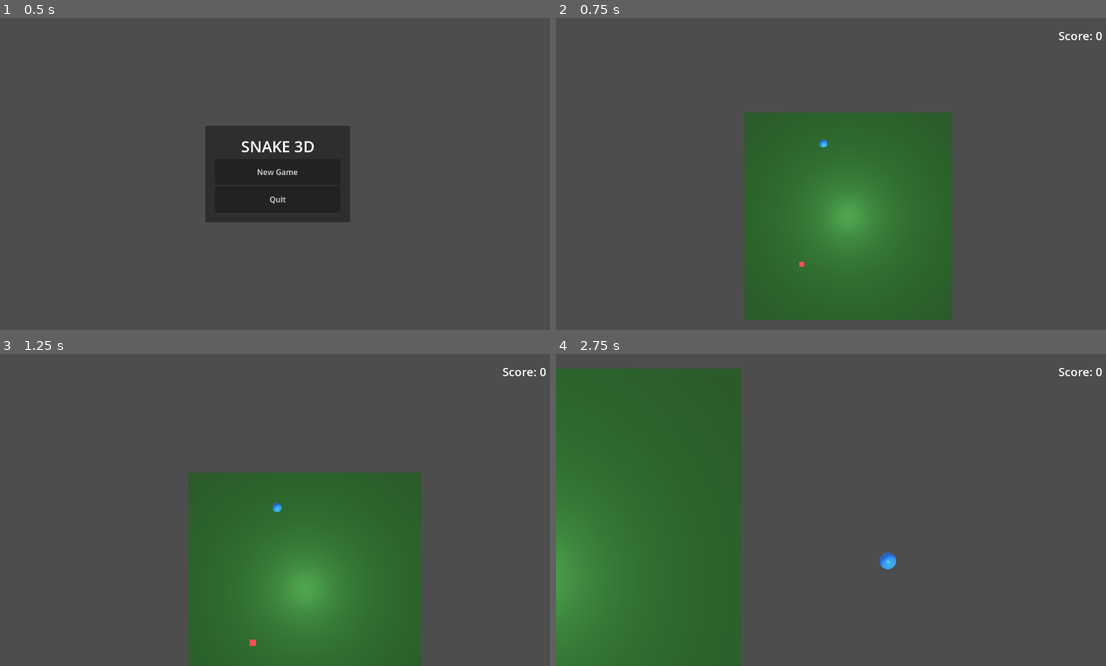
Above: before the commit, frames 1-4 (two rows, left to right).
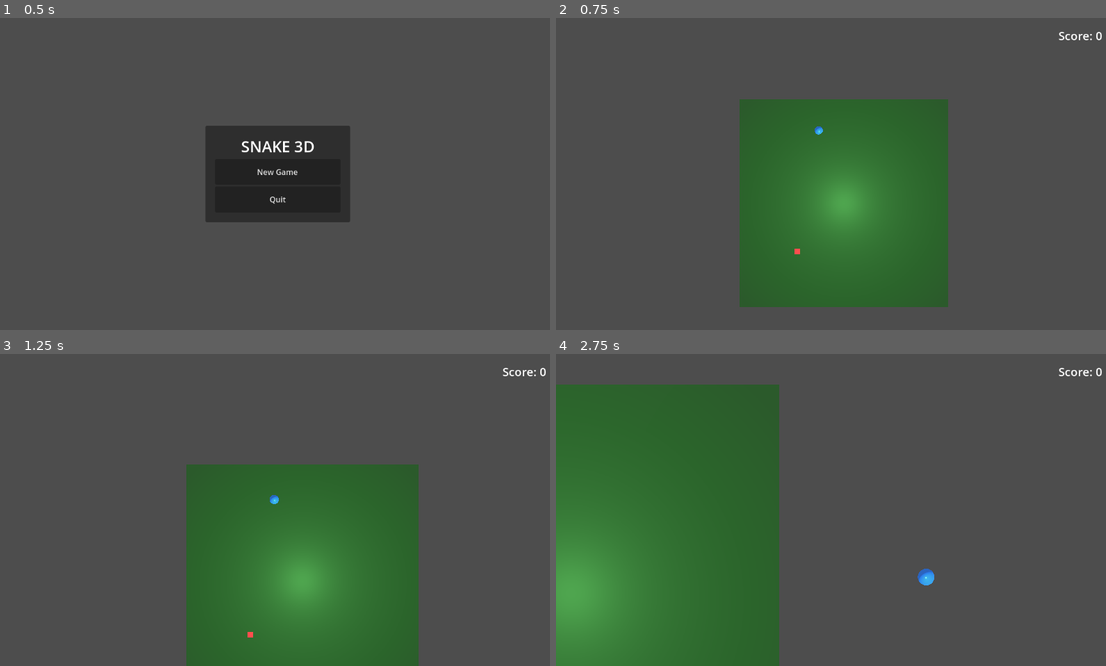
Above: after the commit, the same moments.

Repository: bluehexagons/snakeproject
Game: Godot game, scene res://scenes/main_menu.tscn
The game is run twice, just before and just after one commit, with the same random seed, the same clock (stepped at 60 frames per second) and the same inputs.
Inputs:
- Up to frame 1 (0.5 s): no input
- Up to frame 2 (0.75 s): click "New Game" at 0.5 s
- Up to frame 3 (1.25 s): no input
- Up to frame 4 (2.75 s): hold D (move_right) 1.28-2.03 s; hold S (move_down) from 2.03 s (still down)

Frame 1 is identical in both runs. In frame 2, 4.3% of the frame differs, in the area x 33-73%, y 26-97%; in frame 3, 1.8%; in frame 4, 8.7%, in the area x 0-69%, y 4-100%.

Commit message:
(AI) Camera smoothing

Diff:
--- a/scripts/game_manager.gd
+++ b/scripts/game_manager.gd
@@ -16,6 +16,10 @@
 const ZOOM_DURATION = 1.5           # How long the zoom takes
 const ZOOM_DELAY = 0.5              # Wait before starting zoom
 
+const CAMERA_HORIZONTAL_SMOOTHING = 3.0  # Lower = smoother horizontal movement
+const CAMERA_VERTICAL_SMOOTHING = 2.0    # Separate smoothing for height changes
+const CAMERA_PREDICTION_STRENGTH = 0.3   # How much to look ahead based on velocity
+
 var score: int = 0
 var is_paused: bool = false
 var target_camera_pos: Vector3
@@ -24,6 +28,7 @@
 var is_zooming: bool = false
 var camera_height: float = INITIAL_CAMERA_HEIGHT
 var camera_size: float = INITIAL_CAMERA_SIZE
+var camera_velocity: Vector3 = Vector3.ZERO
 
 @onready var camera = $Camera3D
 @onready var ui = $UI
@@ -66,12 +71,26 @@
 
 	var player = get_node_or_null("Player")
 	if player:
-		# Update target position to follow player
-		target_camera_pos = Vector3(player.position.x, camera_height, player.position.z)
+			# Calculate predicted position based on player velocity
+		var prediction = Vector3.ZERO
+		if player.velocity.length() > 0.1:
+			prediction = player.velocity.normalized() * CAMERA_PREDICTION_STRENGTH
+
+		# Update target position to follow player with prediction
+		var target_x = player.position.x + prediction.x
+		var target_z = player.position.z + prediction.z
+		var target_y = camera_height  # Height changes are handled separately
+
+		target_camera_pos = Vector3(target_x, target_y, target_z)
+
+		# Separate axis smoothing
+		var new_pos = camera.position
+		new_pos.x = lerp(new_pos.x, target_camera_pos.x, delta * CAMERA_HORIZONTAL_SMOOTHING)
+		new_pos.z = lerp(new_pos.z, target_camera_pos.z, delta * CAMERA_HORIZONTAL_SMOOTHING)
+		new_pos.y = lerp(new_pos.y, target_camera_pos.y, delta * CAMERA_VERTICAL_SMOOTHING)
+
+		camera.position = new_pos
 		camera.size = camera_size
-
-		# Smoothly interpolate camera position and rotation
-		camera.position = camera.position.lerp(target_camera_pos, delta * CAMERA_FOLLOW_SPEED)
 
 func toggle_pause():
 	is_paused = !is_paused
